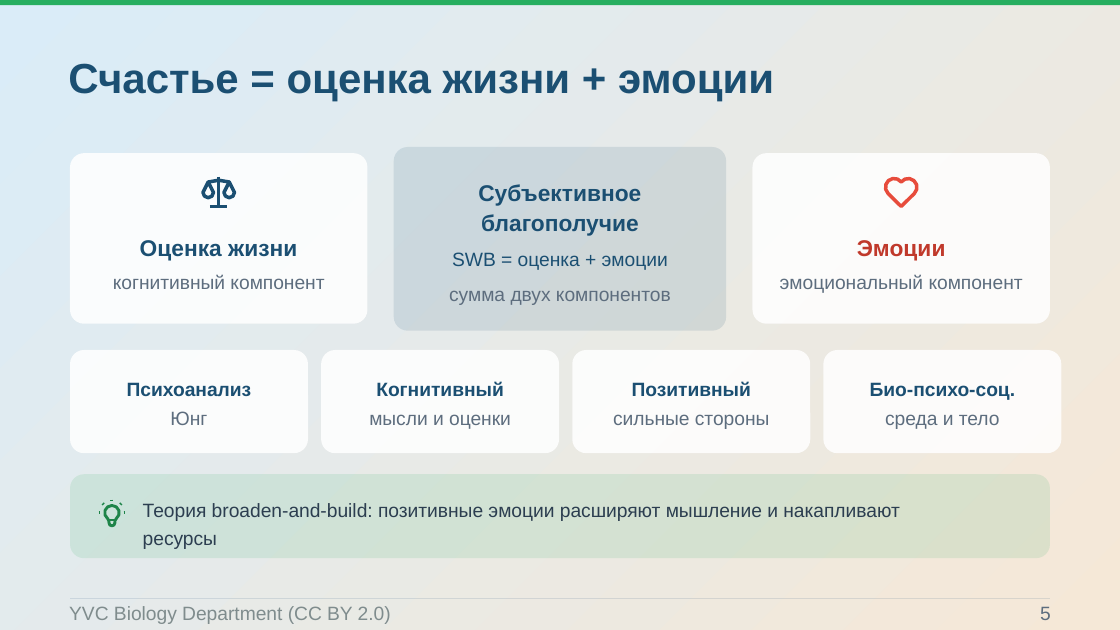
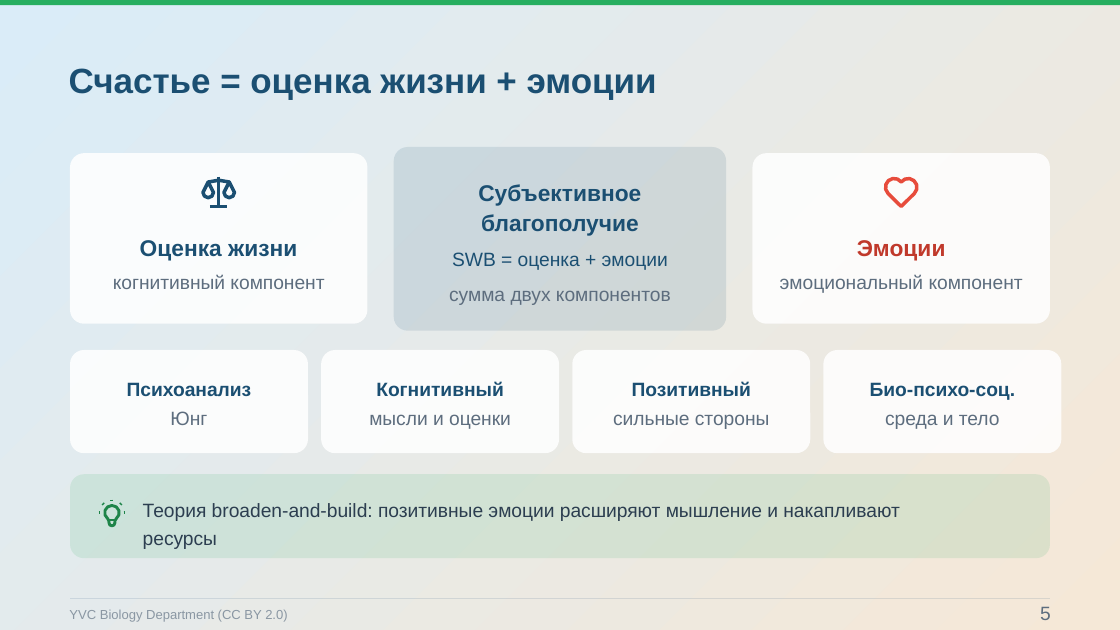
Before and after one commit to Pavel1778/Presentation-happy, a slide deck: slide 5 of Konceptsiya_schastya.pptx. Drawn at 1120x630 pixels with LibreOffice and Linux fonts; fonts in the diff are those of the drawing; background and template pictures are left out. Boxes give left, top, right and bottom in pixels: in the first picture for what was removed or moved away, otherwise in the second. Text is boxed around its words. In the diff, an @@ line names an element or a change of style, - is before the commit and + after.

```diff
--- a/Konceptsiya_schastya.pptx
+++ b/Konceptsiya_schastya.pptx
@@ text "Счастье = оценка жизни + ..." at <box>69,68,657,100</box>: size 36 to 30 pt @@
@@ text "YVC Biology Department (CC BY ..." at <box>69,610,287,622</box>: size 16.5 to 11.2 pt, text colour #7F8C8D to #8A97A3 @@
```
Also in this commit, not shown: 14 other slides changed, 48 other files.
